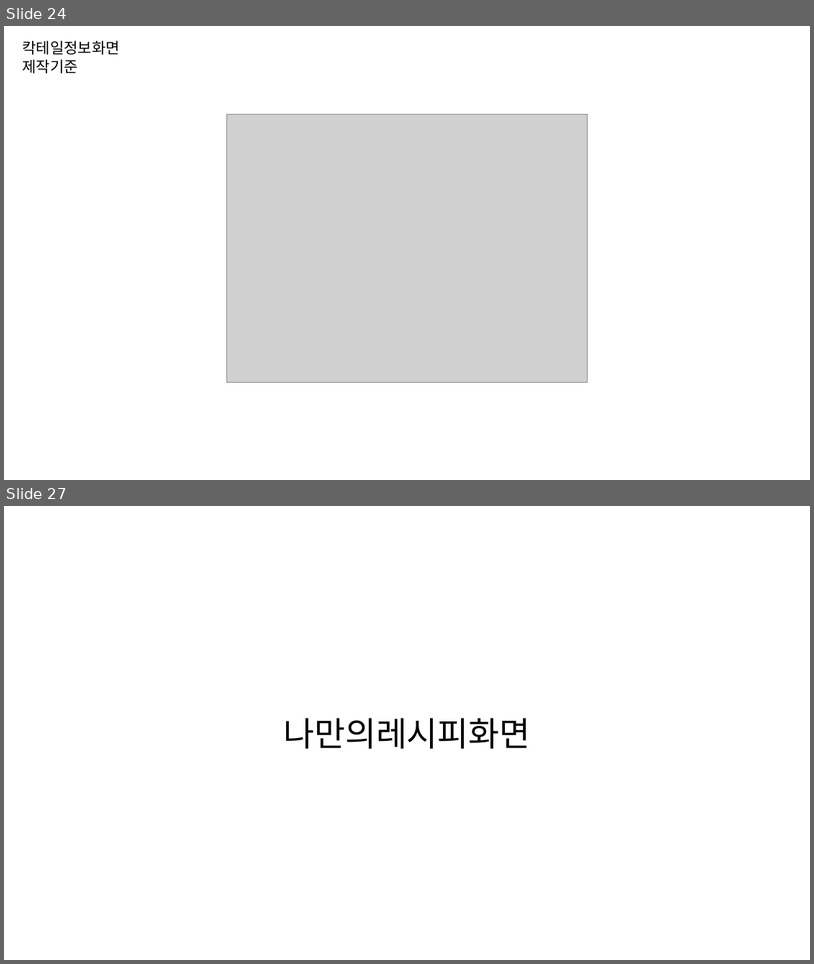
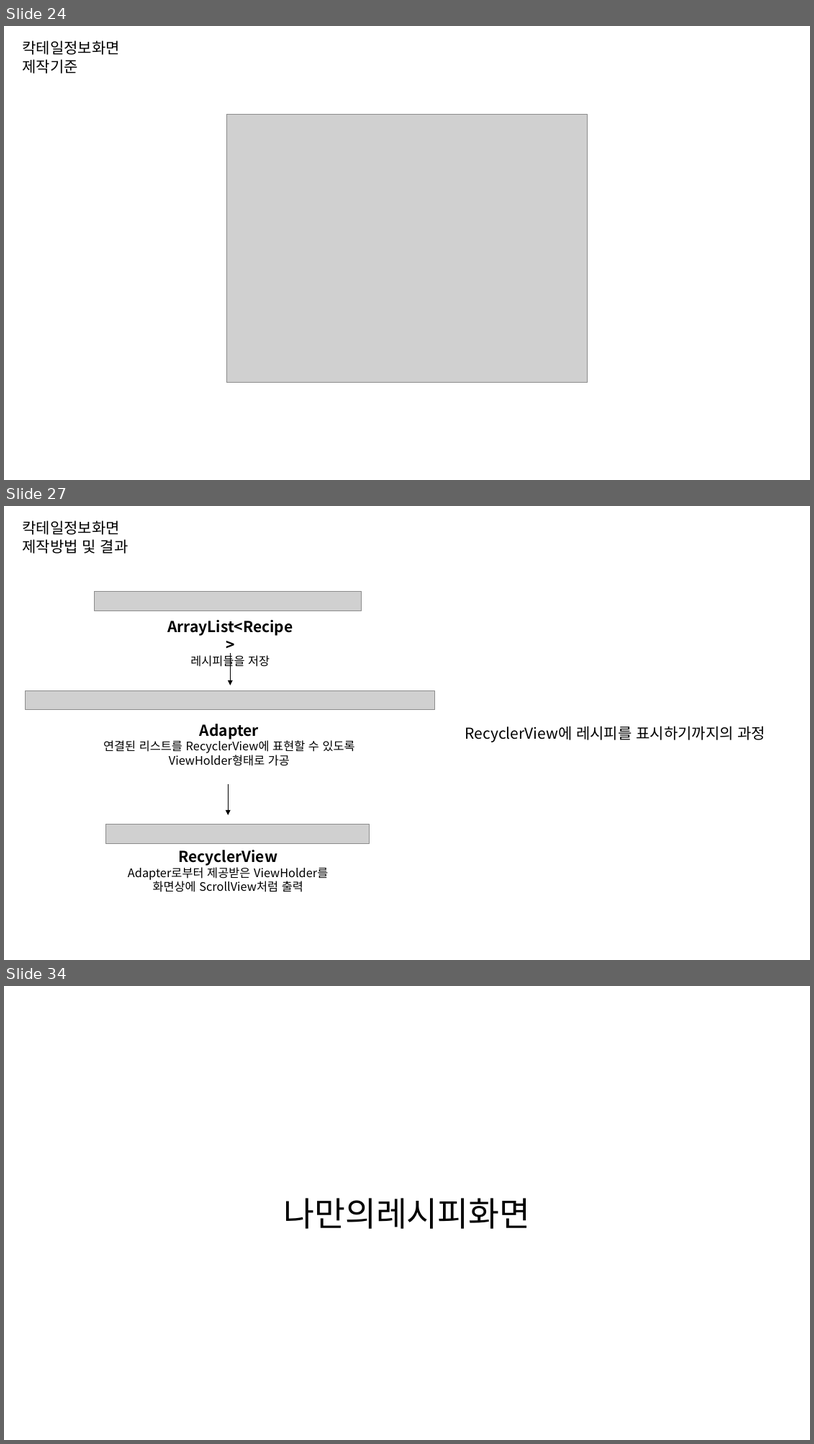
Before and after one commit to byungmeo/CockFit, a slide deck: Documents/4.제작보고서/제작보고서 자료.pptx. Shown one above the other, each under a label of ours: slides 24 and 27 before the commit, slides 24, 27 and 34 after it; the slides between them are not shown. The pictures are 814x964 and 814x1444 pixels, drawn with LibreOffice and Linux fonts; fonts in the diff are those of the drawing; grey boxes stand for pictures. Boxes give left, top, right and bottom in pixels: in the first picture for what was removed or moved away, otherwise in the second. Text is boxed around its words. In the diff, an @@ line names an element or a change of style, - is before the commit and + after.

Commit message:
레시피화면 사진크기조절 / 레시피정보화면 제작보고서자료 업데이트

```diff
--- a/Documents/4.제작보고서/제작보고서 자료.pptx
+++ b/Documents/4.제작보고서/제작보고서 자료.pptx
@@ slide 27 added at bbox=[4, 506, 810, 960], background #FFFFFF @@
@@ text added at bbox=[22, 520, 129, 554], 18 pt, text #000000 @@
+칵테일정보화면
+제작방법 및 결과
@@ picture added at bbox=[95, 591, 362, 610] @@
@@ text added at bbox=[167, 620, 293, 669], 18 pt, text #000000, bold @@
+ArrayList<Recipe>
+레시피들을 저장
@@ arrow added from (230, 653) to (230, 685), #000000 0.5 pt @@
@@ picture added at bbox=[26, 690, 435, 709] @@
@@ text added at bbox=[103, 723, 355, 766], 14 pt, text #000000 @@
+Adapter
+연결된 리스트를 RecyclerView에 표현할 수 있도록
+ViewHolder형태로 가공
@@ text added at bbox=[466, 726, 766, 742], 18 pt, text #000000 @@
+RecyclerView에 레시피를 표시하기까지의 과정
@@ arrow added from (229, 784) to (229, 815), #000000 0.5 pt @@
@@ picture added at bbox=[106, 824, 369, 843] @@
@@ text added at bbox=[128, 849, 328, 892], 14 pt, text #000000 @@
+RecyclerView
+Adapter로부터 제공받은 ViewHolder를
+화면상에 ScrollView처럼 출력
@@ what was slide 27 is now slide 34 @@
```
Also in this commit, not shown: 3 slides changed, 6 other slides added, 7 other files.
